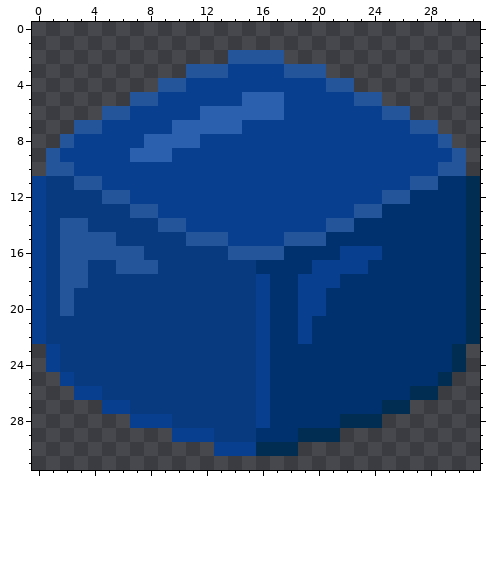
Two states of a pixel-art file, sourceicons/cubes/bluebubble/source.ase. Above: the version before the commit.
32x32 pixels, 1 frame.
Once edited:
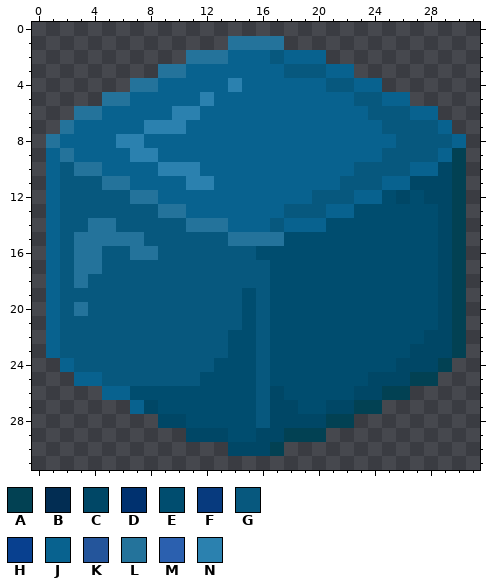
Palette (. is transparent): A #024153  B #022d53  C #004766  D #00316f  E #004d6f  F #073a7e  G #07587e  H #08408f  J #08628f  K #24559b  L #24739b  M #2b60af  N #2b81af
Diff:
Changed rows in their new state; - is an unchanged pixel.
Layer "Cube Image (cube.png)":
first column x 0:
 1 --------------LLLL--------------
 2 -----------LLLJJJGJJJ-----------
 3 ---------LLJJJJJJJGGGJJ---------
 4 -------LLJJJJJNJJJJJJGGJJ-------
 5 -----LLJJJJJNJJJJJJJJJJGGJJ-----
 6 ---LLJJJJJNNJJJJJJJJJJJJGGGJJ---
 7 --LJJJJJNNNJJJJJJJJJJJJJJGGGGJ--
 8 -LJJJJNNJJJJJJJJJJJJJJJJJJGGGGJ-
 9 -JLJJJJNNJJJJJJJJJJJJJJJJGGGGJA-
10 -JGLLJJJJNNNJJJJJJJJJJJGGGGJJCA-
11 .JGGGLLJJJJNNJJJJJJJJJGGGJJCCCA.
12 .JGGGGGLLJJJJJJJJJJJGGGJJECECCA.
13 .JGGGGGGGLLJJJJJJJGGGJJEEEEEECA.
14 .JGGLLGGGGGLLLJJJGJJJEEEEEEEECA.
15 .JGLLLLLGGGGGGLLLLEEEEEEEEEEECA.
16 .JGLLGGLLGGGGGGGEEEEEEEEEEEEECA.
17 .JGLLGGGGGGGGGGGGEEEEEEEEEEEECA.
18 .JGLGGGGGGGGGGGGGEEEEEEEEEEEECA.
19 .JGGGGGGGGGGGGGEGEEEEEEEEEEEECA.
20 .JGLGGGGGGGGGGGEGEEEEEEEEEEEECA.
21 .JGGGGGGGGGGGGGEGEEEEEEEEEEEECA.
22 .JGGGGGGGGGGGGEEGEEEEEEEEEEECCA.
23 -JGGGGGGGGGGGGEEGEEEEEEEEEECCCA-
24 -.JGGGGGGGGGGEEEGEEEEEEEEECCCA.-
25 --.JJGGGGGGGEEEEGEEEEEEECCCAA.--
26 ---..JJEEEEEEEEEGCEEEEECCAA..---
27 -----..JCEEEEEEEGCCEECCAA..-----
28 -------..CCEEEEEGCCCCAA..-------
29 ----------.CCCEECCAAA.----------
30 -------------.CCCA.-------------
